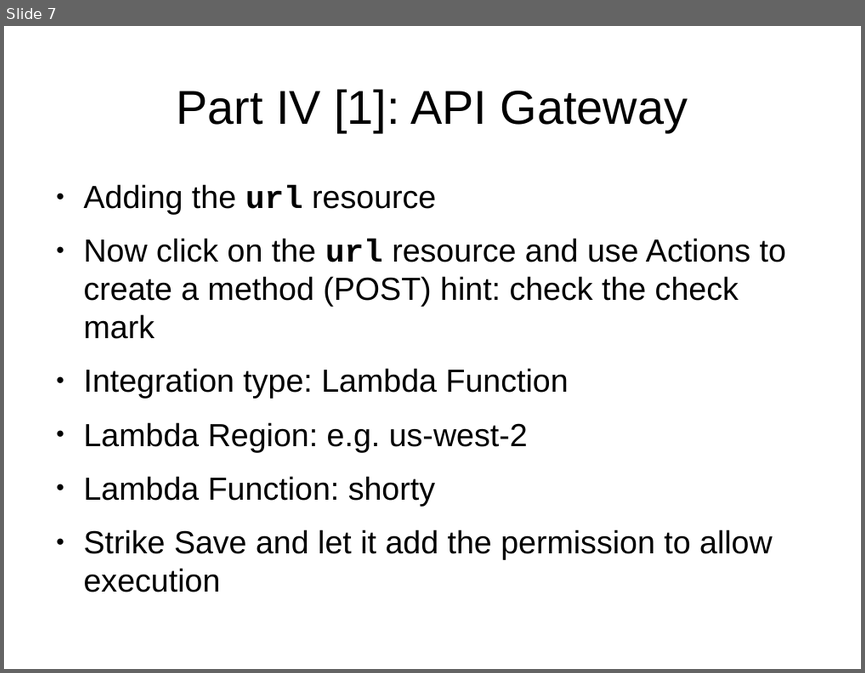
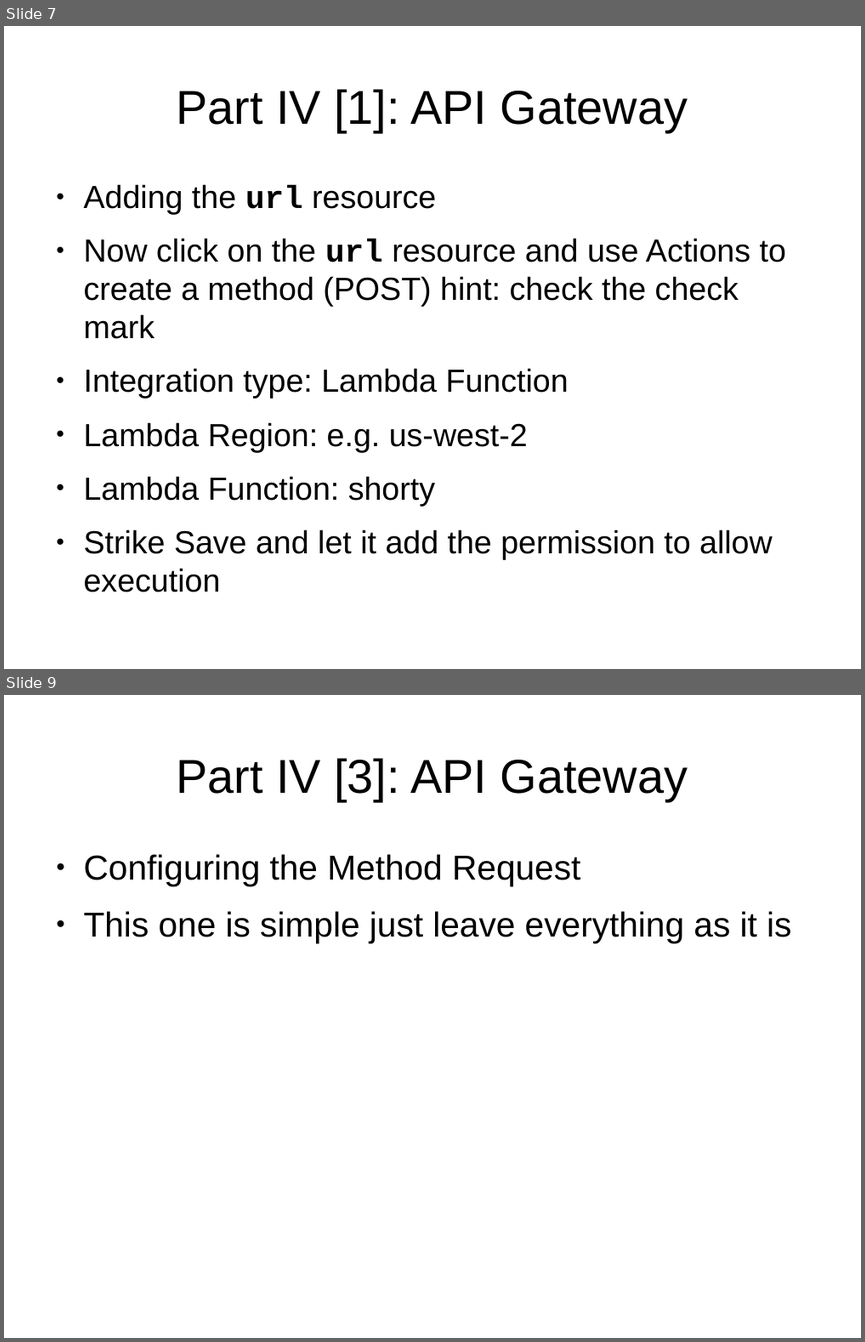
Before and after one commit to cmrsol/demo, a slide deck: api-gateway-how-to/API-GW_How-To.odp. Shown one above the other, each under a label of ours: slide 7 before the commit, slides 7 and 9 after it; the slides between them are not shown. The pictures are 865x673 and 865x1342 pixels, drawn with LibreOffice and Linux fonts; fonts in the diff are those of the drawing. Boxes give left, top, right and bottom in pixels: in the first picture for what was removed or moved away, otherwise in the second. Text is boxed around its words. In the diff, an @@ line names an element or a change of style, - is before the commit and + after.

```diff
--- a/api-gateway-how-to/API-GW_How-To.odp
+++ b/api-gateway-how-to/API-GW_How-To.odp
@@ slide 9 added at <box>4,695,861,1338</box>, background #FFFFFF @@
@@ title added at <box>176,758,687,801</box>, 44 pt, text #000000 @@
+Part IV [3]: API Gateway
@@ text added at <box>84,854,791,943</box>, 32 pt, text #000000 @@
+● Configuring the Method Request
+● This one is simple just leave everything as it is
```
Also in this commit, not shown: 6 other slides added.
